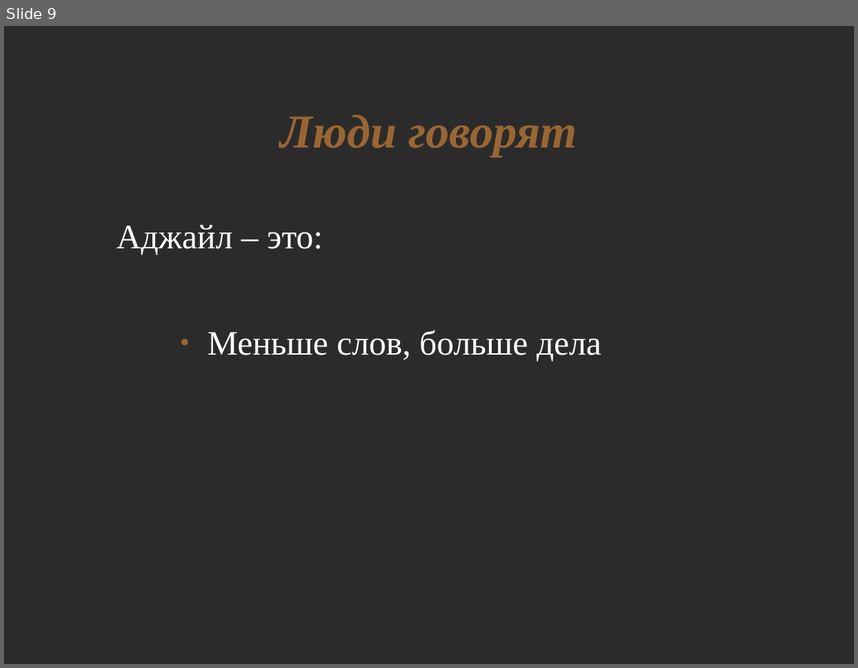
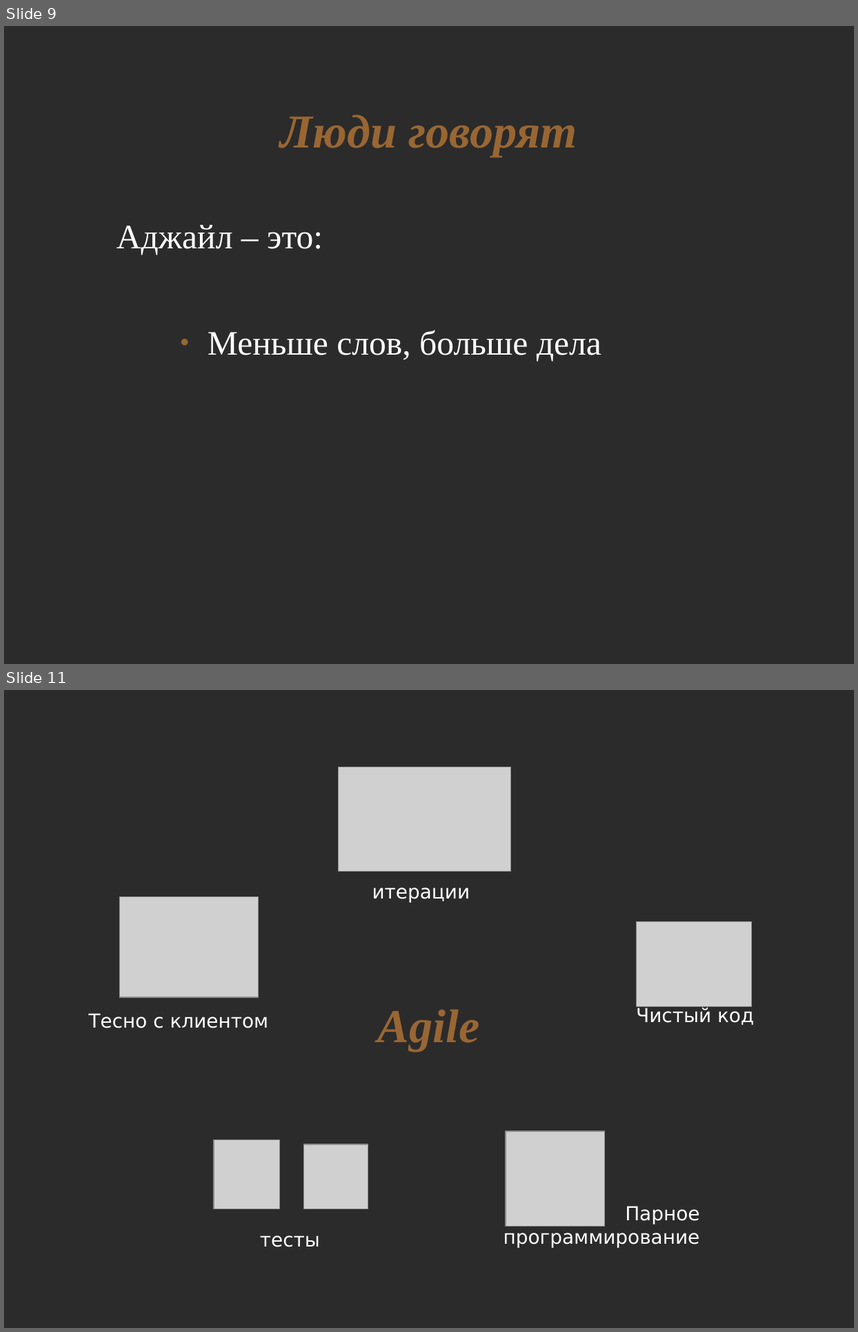
Before and after one commit to asolntsev/presentations, a slide deck: agile-technical-practices/agile-church.odp. Shown one above the other, each under a label of ours: slide 9 before the commit, slides 9 and 11 after it; the slides between them are not shown. The pictures are 858x668 and 858x1332 pixels, drawn with LibreOffice and Linux fonts; fonts in the diff are those of the drawing; grey boxes stand for pictures; background and template pictures are left out; a plain dark background stands for a picture behind light text. Boxes give left, top, right and bottom in pixels: in the first picture for what was removed or moved away, otherwise in the second. Text is boxed around its words. In the diff, an @@ line names an element or a change of style, - is before the commit and + after.

```diff
--- a/agile-technical-practices/agile-church.odp
+++ b/agile-technical-practices/agile-church.odp
@@ slide 11 added at (x1=4, y1=690, x2=854, y2=1328), background picture (left out) @@
@@ picture added at (x1=339, y1=767, x2=512, y2=871) @@
@@ text added at (x1=372, y1=887, x2=470, y2=903), 18 pt, text #FFFFFF @@
+итерации
@@ picture added at (x1=120, y1=897, x2=259, y2=997) @@
@@ picture added at (x1=637, y1=921, x2=752, y2=1006) @@
@@ text added at (x1=89, y1=1013, x2=269, y2=1028), 18 pt, text #FFFFFF @@
+Тесно с клиентом
@@ title added at (x1=378, y1=1009, x2=480, y2=1052), 44 pt, text #996633, bold, italic @@
+Agile
@@ text added at (x1=636, y1=1007, x2=754, y2=1025), 18 pt, text #FFFFFF @@
+Чистый код
@@ picture added at (x1=214, y1=1140, x2=279, y2=1208) @@
@@ picture added at (x1=304, y1=1144, x2=368, y2=1208) @@
@@ picture added at (x1=506, y1=1131, x2=605, y2=1226) @@
@@ text added at (x1=504, y1=1205, x2=700, y2=1247), 18 pt, text #FFFFFF @@
+Парное программирование
@@ text added at (x1=260, y1=1235, x2=320, y2=1247), 18 pt, text #FFFFFF @@
+тесты
```
Also in this commit, not shown: 1 slide changed, 4 other slides added.
